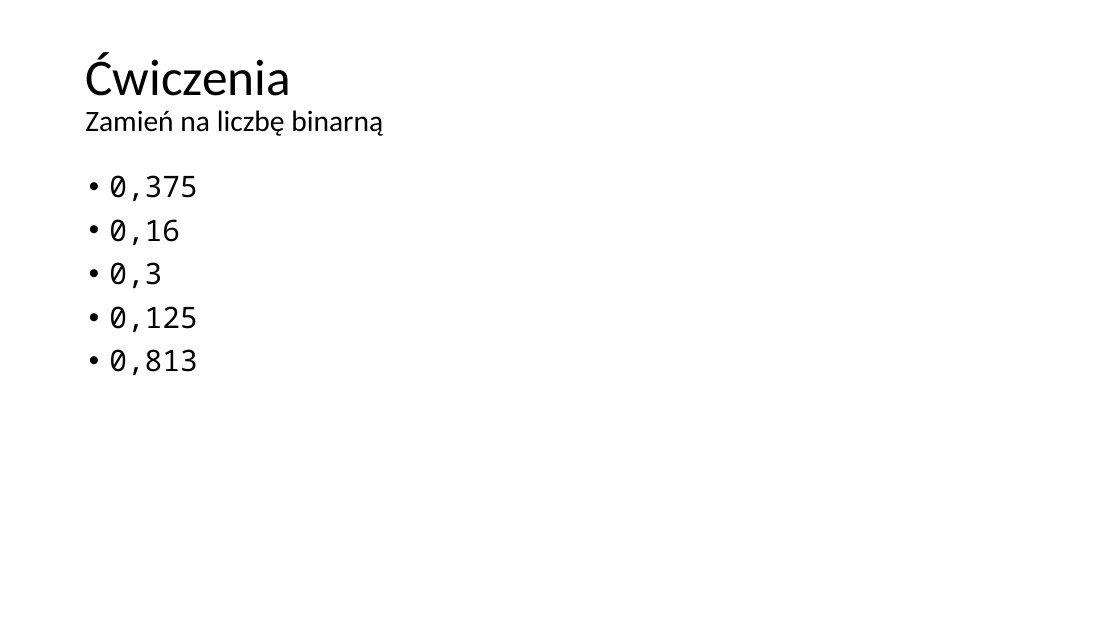
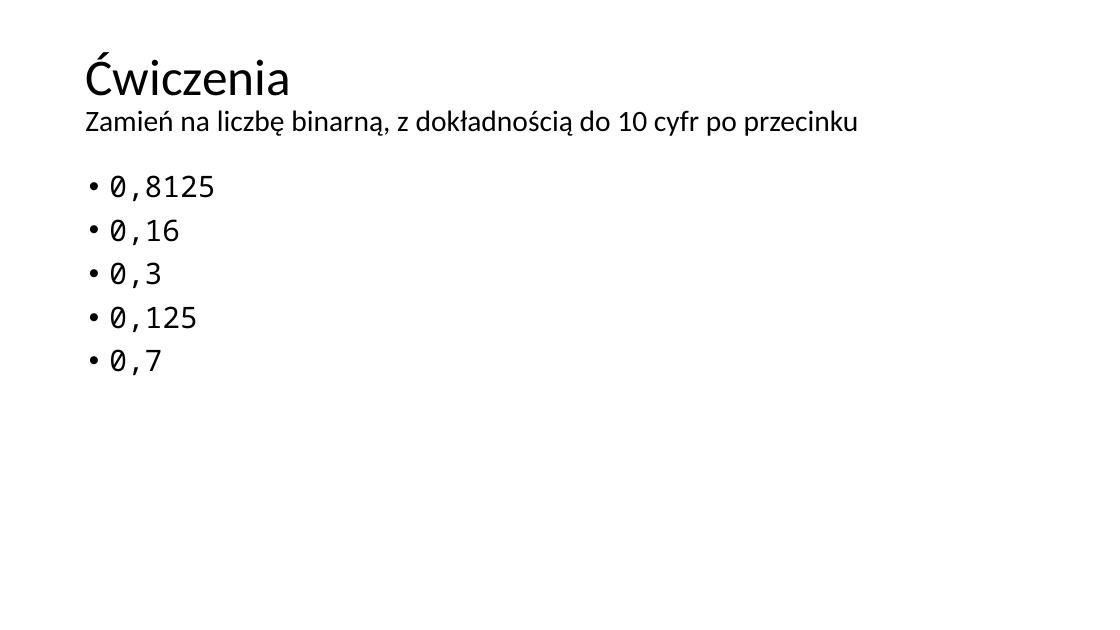
Before and after one commit to blackbat13/cs-lut, a slide deck: slide 29 of Systemy liczbowe/Systemy liczbowe.pptx (slide 18 before the commit). Drawn at 1120x630 pixels with LibreOffice and Linux fonts; fonts in the diff are those of the drawing. Boxes give left, top, right and bottom in pixels: in the first picture for what was removed or moved away, otherwise in the second. Text is boxed around its words. In the diff, an @@ line names an element or a change of style, - is before the commit and + after.

```diff
--- a/Systemy liczbowe/Systemy liczbowe.pptx
+++ b/Systemy liczbowe/Systemy liczbowe.pptx
@@ title at bbox=[85, 52, 859, 136]: text changed @@
-Ćwiczenia
-Zamień na liczbę binarną
+Ćwiczenia
+Zamień na liczbę binarną, z dokładnością do 10 cyfr po przecinku
@@ text at bbox=[109, 175, 215, 201]: text changed @@
-• 0,375
+• 0,8125
@@ text at bbox=[109, 349, 162, 375]: text changed @@
-• 0,813
+• 0,7
```
Also in this commit, not shown: 6 other slides changed, 15 slides added.
